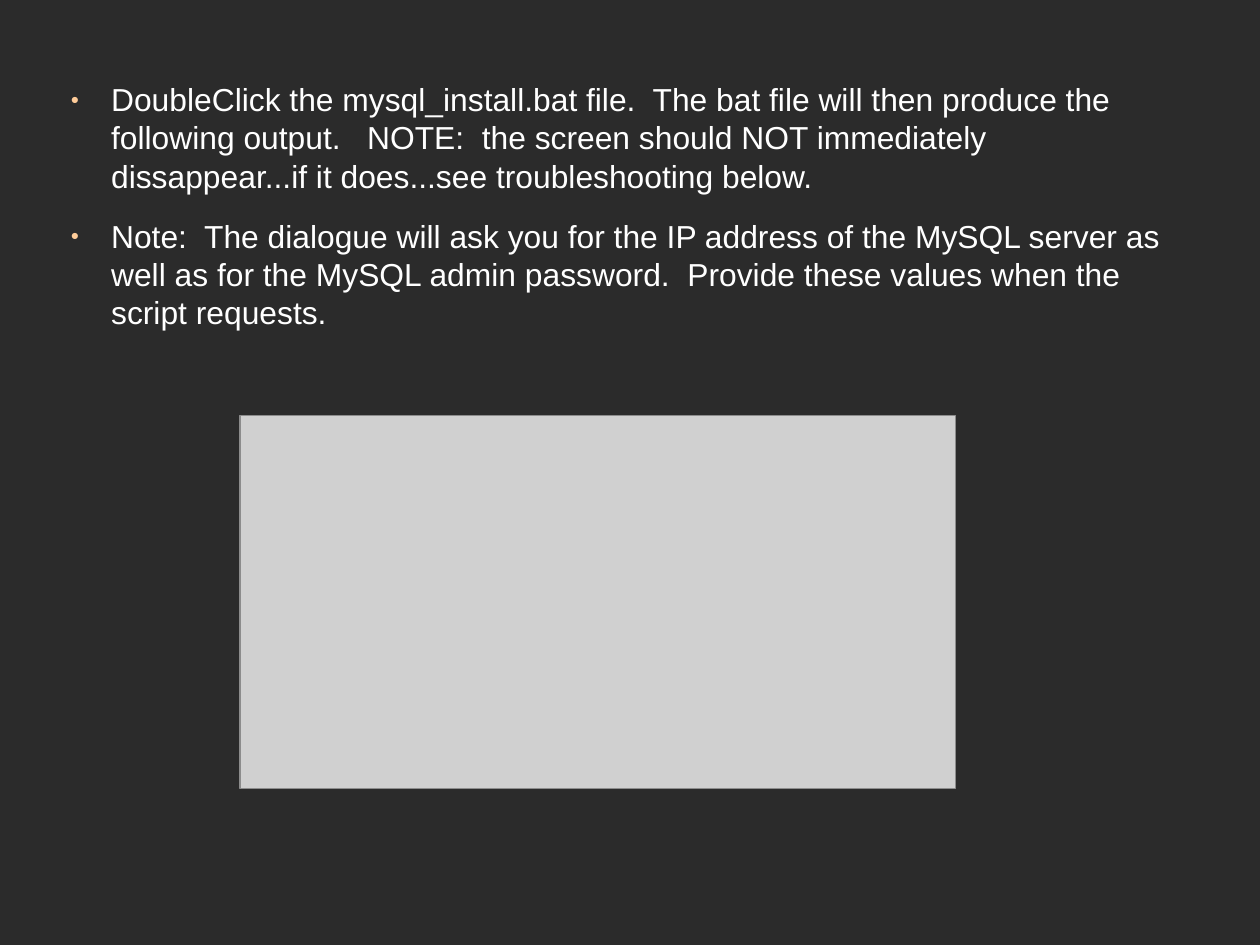
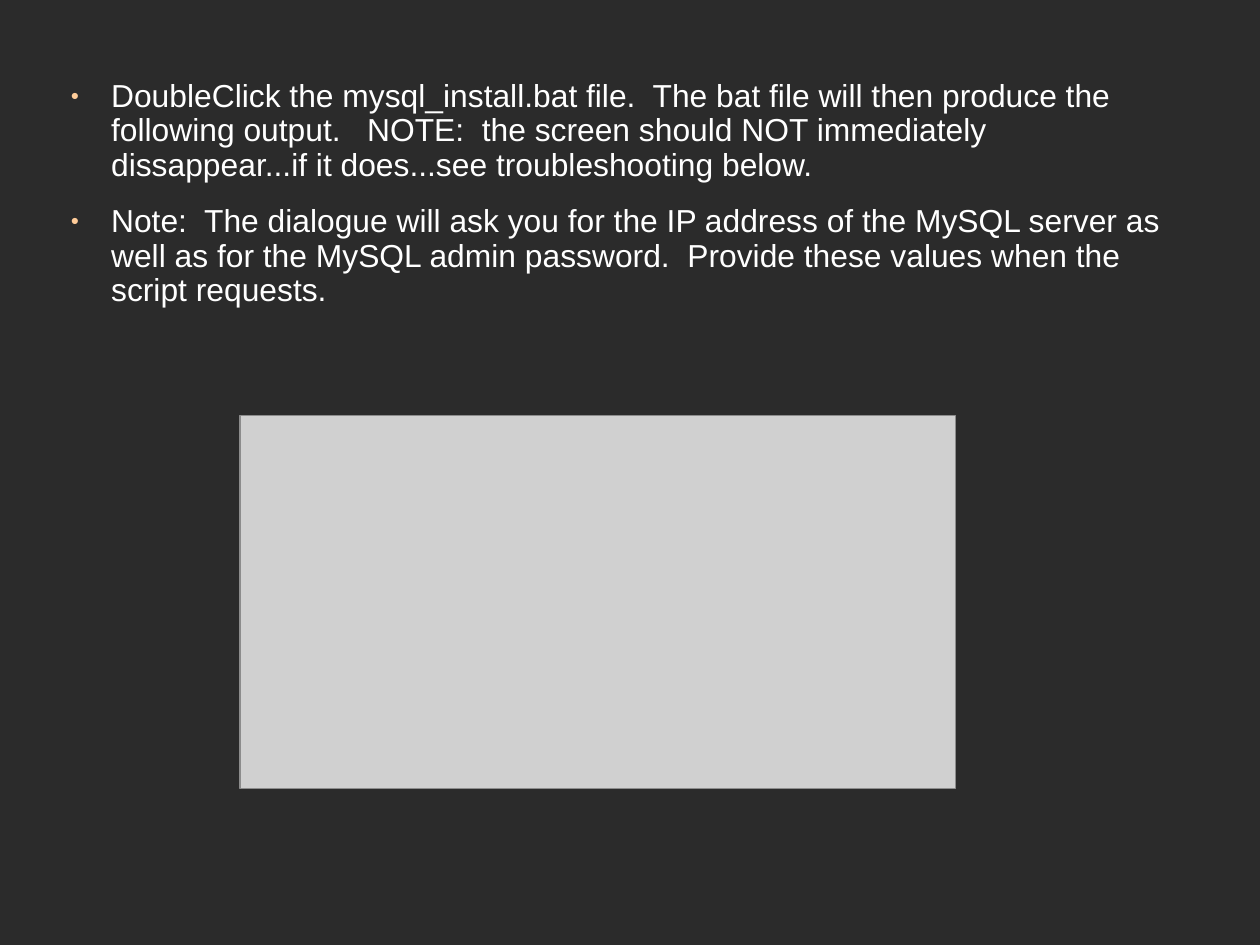
Before and after one commit to blueseerERP/blueseer, a slide deck: slide 6 of documentation/blueseer_install_instructions.odp. Drawn at 1260x945 pixels with LibreOffice and Linux fonts; fonts in the diff are those of the drawing; grey boxes stand for pictures; background and template pictures are left out; a plain dark background stands for a picture behind light text. Boxes give left, top, right and bottom in pixels: in the first picture for what was removed or moved away, otherwise in the second. Text is boxed around its words. In the diff, an @@ line names an element or a change of style, - is before the commit and + after.

```diff
--- a/documentation/blueseer_install_instructions.odp
+++ b/documentation/blueseer_install_instructions.odp
@@ text "DoubleClick the mysql_install.bat file. The ..." at (111,84,1160,307): indent changed; line spacing 1 to 0.9 @@
```
Also in this commit, not shown: 8 other slides changed, 1 slide added, 14 other files.
